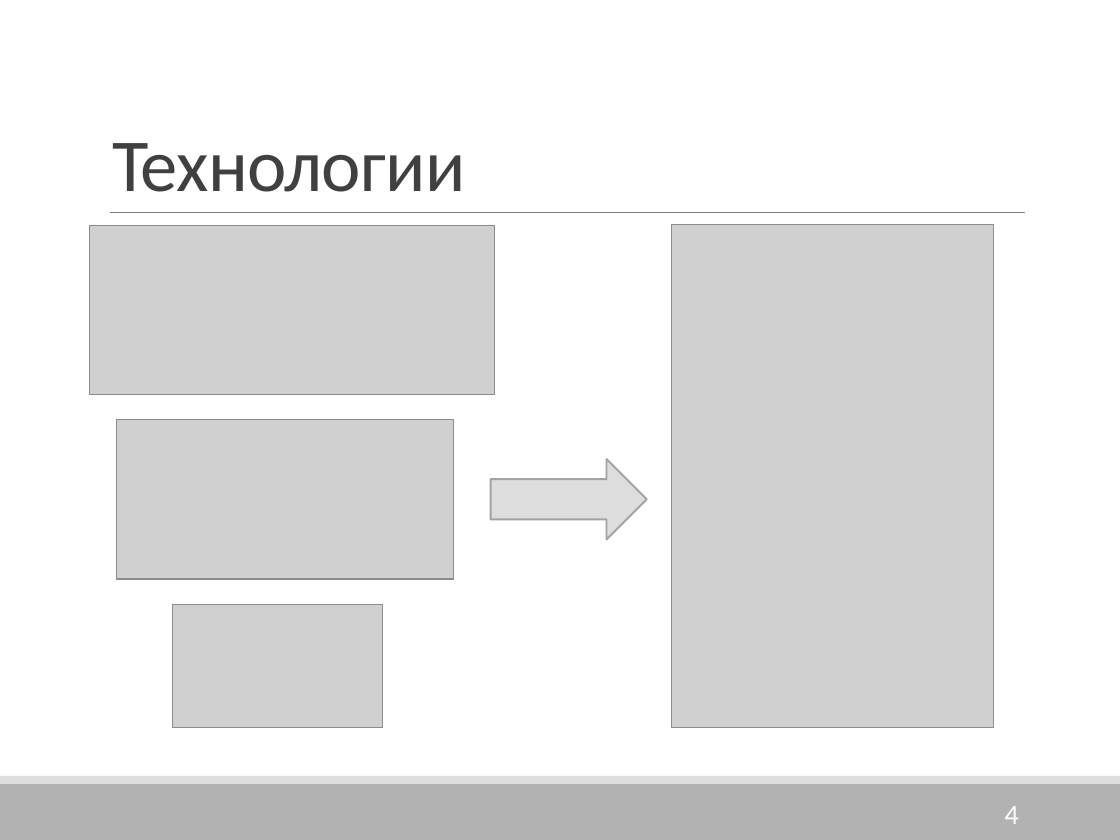
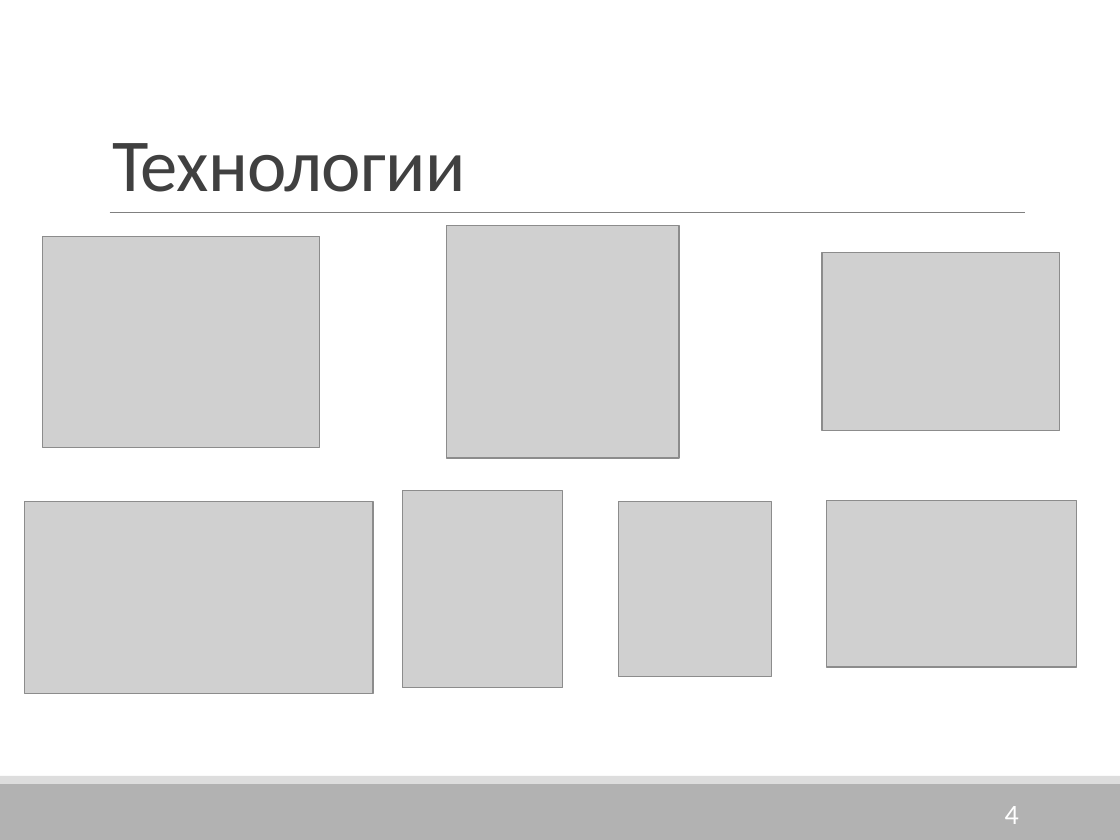
Before and after one commit to BizZzare/StepDiploma2.0, a slide deck: slide 4 of Головизнина/Разработка Android-приложения1.pptx. Drawn at 1120x840 pixels with LibreOffice and Linux fonts; fonts in the diff are those of the drawing; grey boxes stand for pictures. Boxes give left, top, right and bottom in pixels: in the first picture for what was removed or moved away, otherwise in the second. Text is boxed around its words. In the diff, an @@ line names an element or a change of style, - is before the commit and + after.

```diff
--- a/Головизнина/Разработка Android-приложения1.pptx
+++ b/Головизнина/Разработка Android-приложения1.pptx
@@ picture added at <box>43,236,320,447</box> @@
@@ picture removed at <box>90,225,494,394</box> @@
@@ picture added at <box>447,225,680,458</box> @@
@@ picture removed at <box>672,225,993,728</box> @@
@@ picture added at <box>822,253,1060,431</box> @@
@@ picture removed at <box>116,420,454,579</box> @@
@@ right arrow removed at <box>491,459,646,540</box> @@
@@ picture added at <box>25,502,373,694</box> @@
@@ picture added at <box>402,491,562,688</box> @@
@@ picture added at <box>618,502,772,678</box> @@
@@ picture added at <box>827,501,1076,668</box> @@
@@ picture removed at <box>172,605,383,728</box> @@
```
Also in this commit, not shown: 2 other slides changed, 3 slides added, 3 slides removed, 2 other files.
